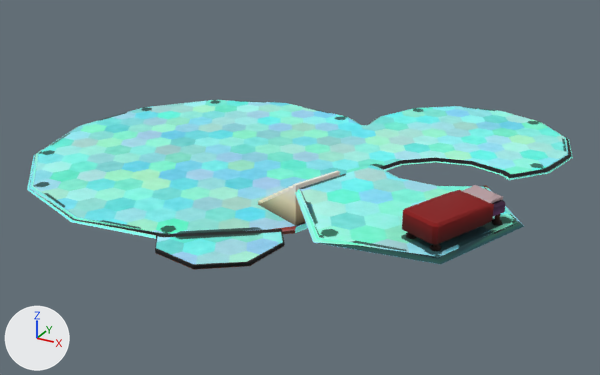
The glTF model Assets/models/new_main_room_floor.gltf: old version first, new version second.
Before and after are seen from a 50 mm camera at (14.57, -18.27, 8.67) aimed at (4.27, 0.46, -0.7). Every picture has the same lights, and +X, +Y and +Z are marked at lower left. The first picture is the older version. Objects named as collision shapes, trigger or cutter boxes, shadow casters or lower levels of detail are left out. Where no turn or scale is listed for an object, it has been applied to the vertices. Vertices at exactly the same position are counted once.

In view in the first picture: 'main_structure_floor'.
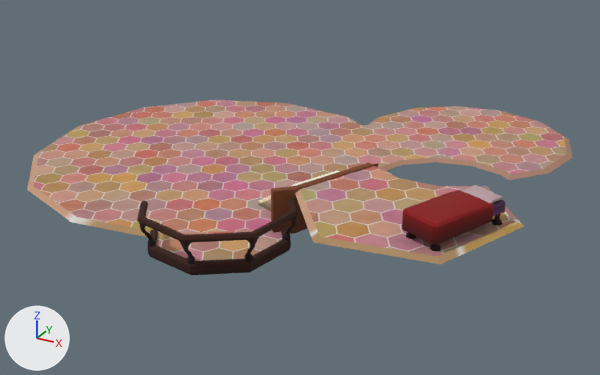
What differs and where, as boxes [x1, y1, x2, y2] in the pictures (600 x 375 px):
```json
{"object": "main_structure_floor", "change": "surface changed, reshaped", "before": [27, 100, 573, 270], "after": [27, 100, 573, 275], "on screen": "darker"}
{"part": 1, "of": "me_main_structure_floor_mesh", "change": "added", "after": [137, 198, 299, 265], "on screen": "brown"}
{"part": 2, "of": "me_main_structure_floor_mesh", "change": "added", "after": [148, 227, 291, 275], "on screen": "brown"}
{"part": 3, "of": "me_main_structure_floor_mesh", "change": "built on", "before": [273, 221, 306, 229], "after": [271, 163, 379, 234]}
{"part": 4, "of": "me_main_structure_floor_mesh", "change": "surface changed", "before": [27, 117, 573, 264], "after": [27, 117, 573, 264]}
```

Edits to the scene script, one JSON object a line:
```json
{"op": "add", "block": "img_floor", "code": ["img_floor = load_image('floor', 'floor.png', 2048, 2048, 'sRGB')"]}
{"op": "set", "path": "mat_baked_floor.texture", "old": "img_floor_tex", "new": "img_floor"}
{"block": "me_main_structure_floor_mesh", "where": "# used by ob_main_structure_floor; location = (0.0, 0.0, 0.0)"}
{"op": "remove", "block": "me_main_structure_floor_mesh", "code": "me_main_structure_floor_mesh.from_pydata(...)  # 378 vertices, 664 faces; spans x -3.46..11.15, y -5.67..7.9, z -0.1..1.66"}
{"op": "add", "block": "me_main_structure_floor_mesh", "code": "me_main_structure_floor_mesh.from_pydata(...)  # 728 vertices, 1348 faces; spans x -3.46..11.15, y -6.03..7.9, z -0.21..1.66"}
{"block": "me_main_structure_floor_mesh", "change": "me_main_structure_floor_mesh part 1: a new loose piece of 266 vertices spanning x 3.16..6.54, y -6.03..-3.03, z -0.04..0.83, in mat_gradient_palette (picture img_small_gradient_palette)"}
{"block": "me_main_structure_floor_mesh", "change": "me_main_structure_floor_mesh part 2: a new loose piece of 70 vertices spanning x 3.29..6.36, y -5.81..-3.12, z -0.21..0.1, in mat_gradient_palette (picture img_small_gradient_palette)"}
{"block": "me_main_structure_floor_mesh", "change": "me_main_structure_floor_mesh part 3"}
{"block": "me_main_structure_floor_mesh", "change": "5 faces are deleted"}
{"block": "me_main_structure_floor_mesh", "change": "14 vertices are added at x 5.61..7.15, y -3.49..-0.71, z -0.08..1.03"}
{"block": "me_main_structure_floor_mesh", "change": "20 new faces join them, mat_gradient_palette (picture img_small_gradient_palette)"}
{"block": "me_main_structure_floor_mesh", "change": "5 new faces join them, mat_baked_floor (picture img_floor)"}
{"block": "me_main_structure_floor_mesh", "change": "me_main_structure_floor_mesh part 4: 93 kept faces spanning x -3.46..11.15, y -5.67..7.9, z -0.08..1.0 get new texture (UV) coordinates"}
```
